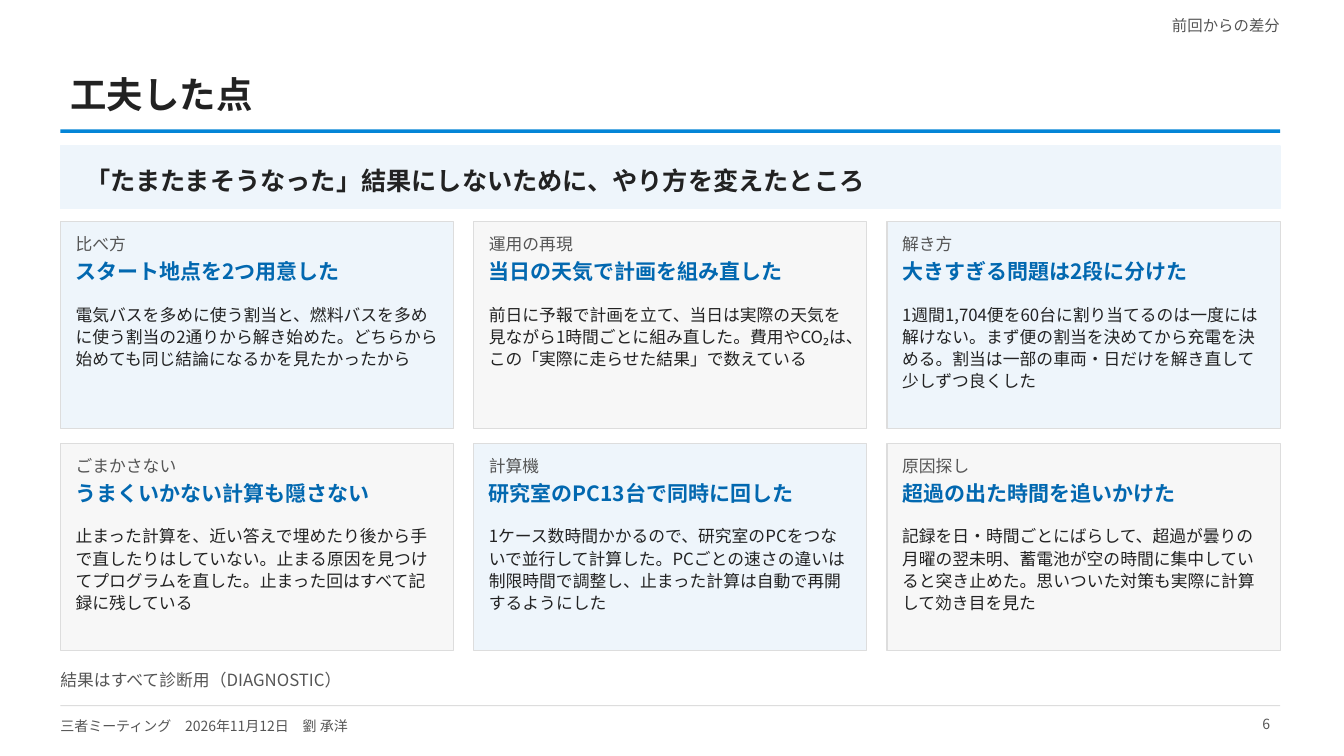
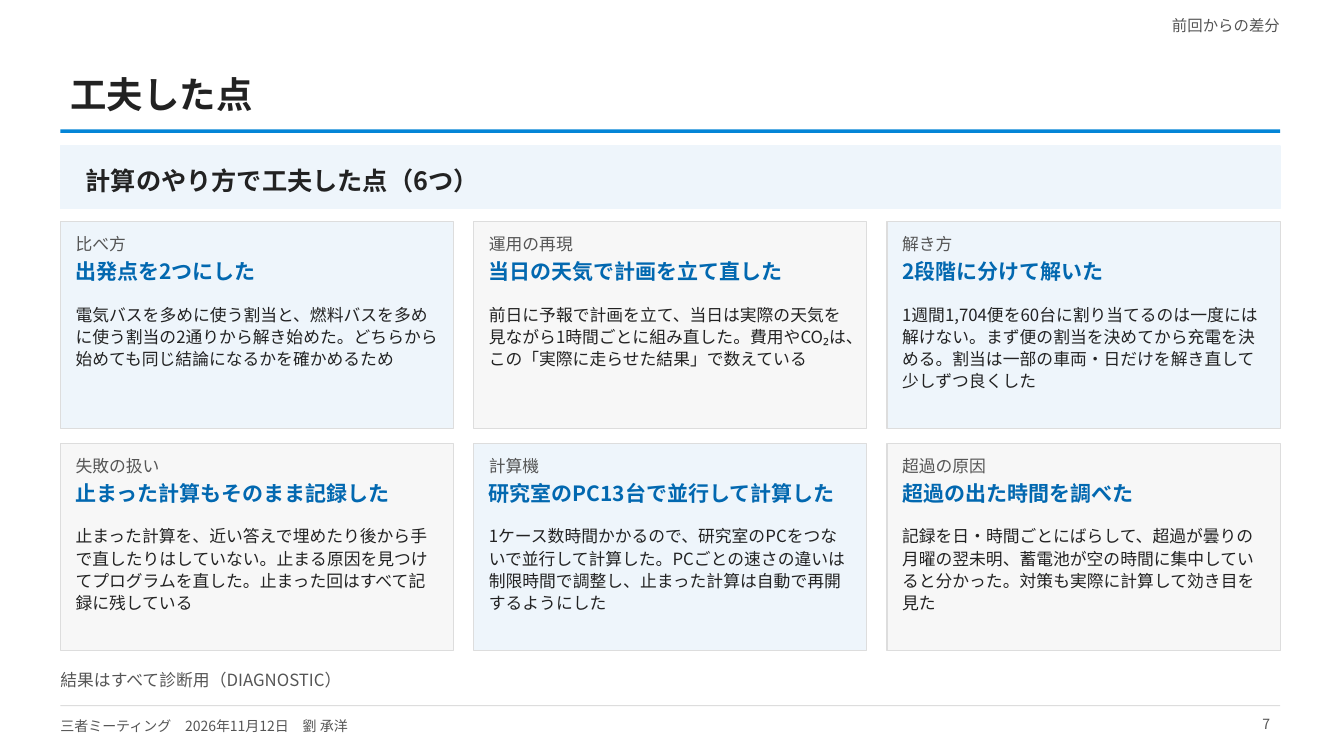
Before and after one commit to CYLIU2003/master-course, a slide deck: slide 7 of outcome/2026-11-12_three_party/three_party_20261112.pptx (slide 6 before the commit). Drawn at 1344x756 pixels with LibreOffice and Linux fonts; fonts in the diff are those of the drawing. Boxes give left, top, right and bottom in pixels: in the first picture for what was removed or moved away, otherwise in the second. Text is boxed around its words. In the diff, an @@ line names an element or a change of style, - is before the commit and + after.

```diff
--- a/outcome/2026-11-12_three_party/three_party_20261112.pptx
+++ b/outcome/2026-11-12_three_party/three_party_20261112.pptx
@@ text at <box>86,168,479,193</box>: text changed @@
-「たまたまそうなった」結果にしないために、やり方を変えたところ
+計算のやり方で工夫した点（6つ）
@@ text at <box>76,261,256,281</box>: text changed @@
-スタート地点を2つ用意した
+出発点を2つにした
@@ text at <box>489,261,783,281</box>: text changed @@
-当日の天気で計画を組み直した
+当日の天気で計画を立て直した
@@ text at <box>902,261,1103,281</box>: text changed @@
-大きすぎる問題は2段に分けた
+2段階に分けて解いた
@@ text at <box>76,307,438,367</box>: text changed @@
-電気バスを多めに使う割当と、燃料バスを多めに使う割当の2通りから解き始めた。どちらから始めても同じ結論になるかを見たかったから
+電気バスを多めに使う割当と、燃料バスを多めに使う割当の2通りから解き始めた。どちらから始めても同じ結論になるかを確かめるため
@@ text at <box>76,458,390,503</box>: text changed @@
-ごまかさない
-うまくいかない計算も隠さない
+失敗の扱い
+止まった計算もそのまま記録した
@@ text at <box>902,458,1133,503</box>: text changed @@
-原因探し
-超過の出た時間を追いかけた
+超過の原因
+超過の出た時間を調べた
@@ text at <box>489,483,835,503</box>: text changed @@
-研究室のPC13台で同時に回した
+研究室のPC13台で並行して計算した
@@ text at <box>902,528,1254,611</box>: text changed @@
-記録を日・時間ごとにばらして、超過が曇りの月曜の翌未明、蓄電池が空の時間に集中していると突き止めた。思いついた対策も実際に計算して効き目を見た
+記録を日・時間ごとにばらして、超過が曇りの月曜の翌未明、蓄電池が空の時間に集中していると分かった。対策も実際に計算して効き目を見た
@@ page number at <box>1262,718,1270,729</box>: text changed @@
-6
+7
```
Also in this commit, not shown: 3 other slides changed, 1 slide added, 3 other files.
